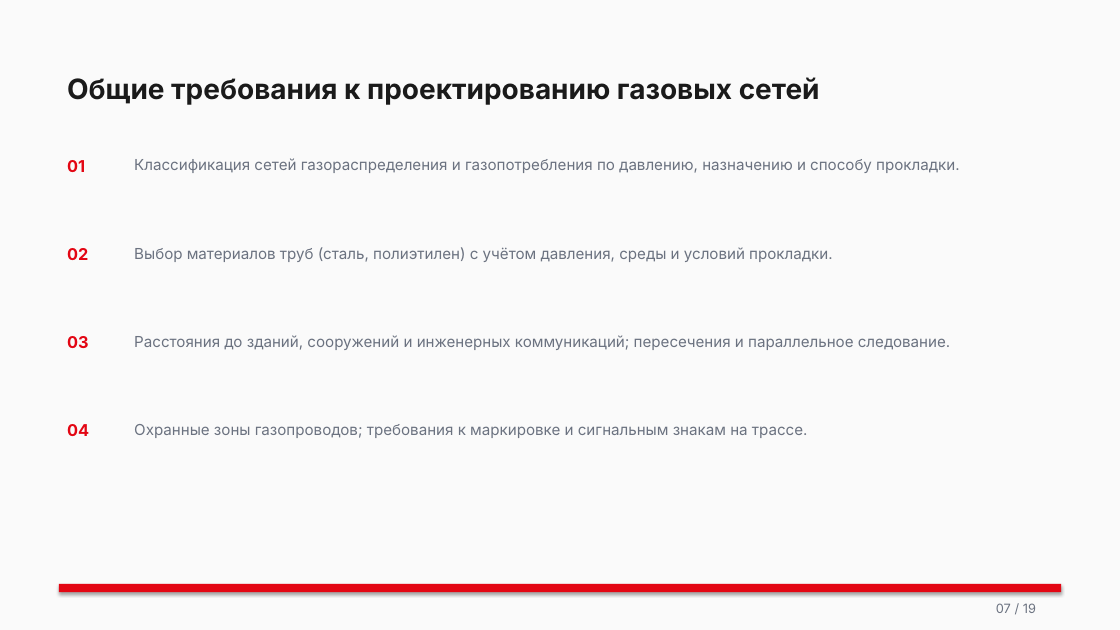
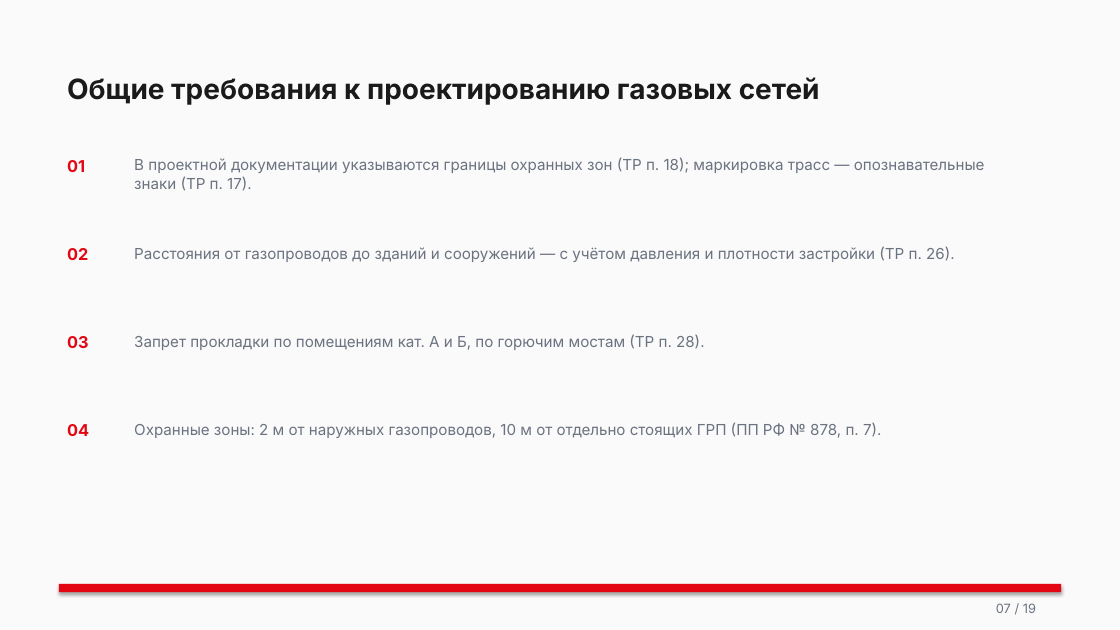
Before and after one commit to lysakalenushka-hash/-, a slide deck: slide 7 of Б.7.5_Проектирование_строительство_газовых_сетей.pptx. Drawn at 1120x630 pixels with LibreOffice and Linux fonts; fonts in the diff are those of the drawing. Boxes give left, top, right and bottom in pixels: in the first picture for what was removed or moved away, otherwise in the second. Text is boxed around its words. In the diff, an @@ line names an element or a change of style, - is before the commit and + after.

```diff
--- a/Б.7.5_Проектирование_строительство_газовых_сетей.pptx
+++ b/Б.7.5_Проектирование_строительство_газовых_сетей.pptx
@@ text at (x1=134, y1=157, x2=985, y2=191): text changed @@
-Классификация сетей газораспределения и газопотребления по давлению, назначению и способу прокладки.
+В проектной документации указываются границы охранных зон (ТР п. 18); маркировка трасс — опознавательные знаки (ТР п. 17).
@@ text at (x1=134, y1=246, x2=955, y2=262): text changed @@
-Выбор материалов труб (сталь, полиэтилен) с учётом давления, среды и условий прокладки.
+Расстояния от газопроводов до зданий и сооружений — с учётом давления и плотности застройки (ТР п. 26).
@@ text at (x1=134, y1=334, x2=704, y2=350): text changed @@
-Расстояния до зданий, сооружений и инженерных коммуникаций; пересечения и параллельное следование.
+Запрет прокладки по помещениям кат. А и Б, по горючим мостам (ТР п. 28).
@@ text at (x1=134, y1=422, x2=881, y2=438): text changed @@
-Охранные зоны газопроводов; требования к маркировке и сигнальным знакам на трассе.
+Охранные зоны: 2 м от наружных газопроводов, 10 м от отдельно стоящих ГРП (ПП РФ № 878, п. 7).
```
Also in this commit, not shown: 9 other slides changed, 10 other files.
